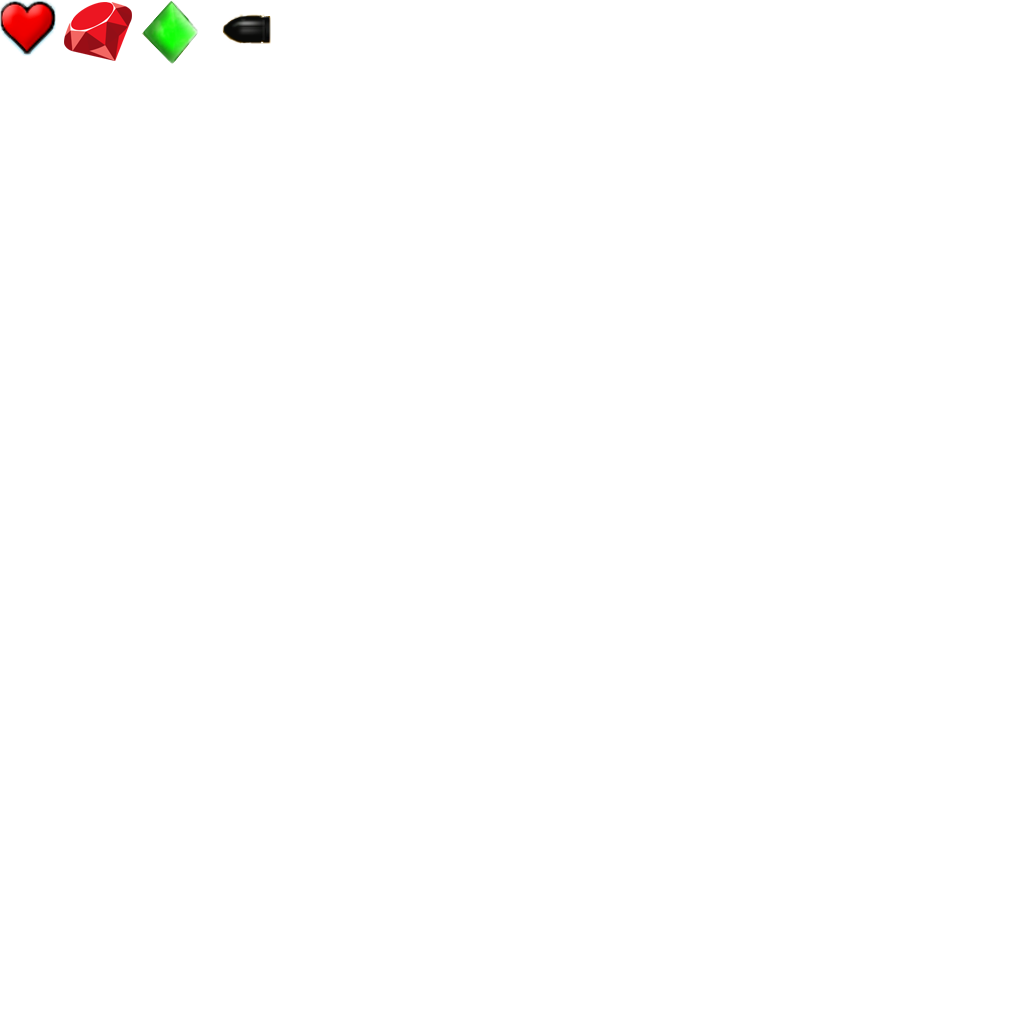
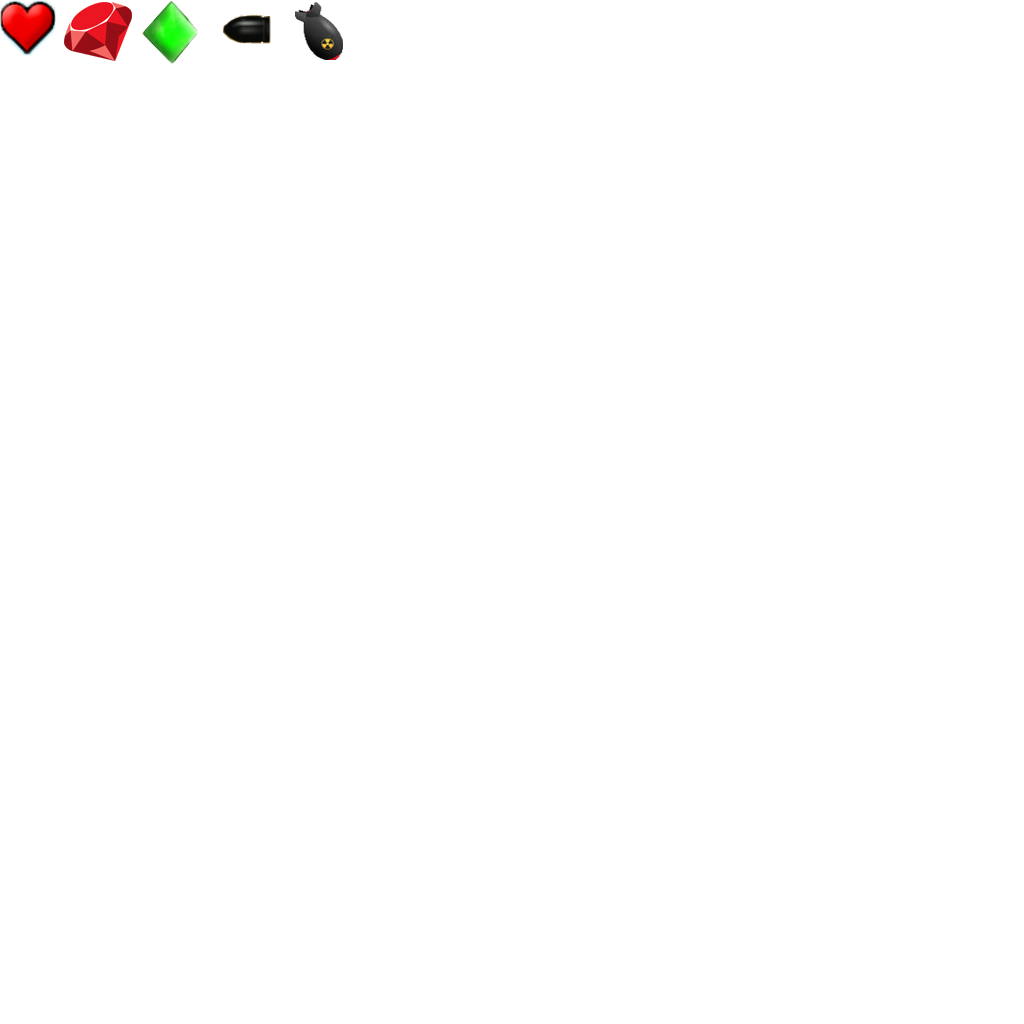
Two versions of the same layered image (1024px x 1024px). Layer-by-layer changes:
added layer "Layer 6" above "Layer 4" over [295, 2, 343, 60]
